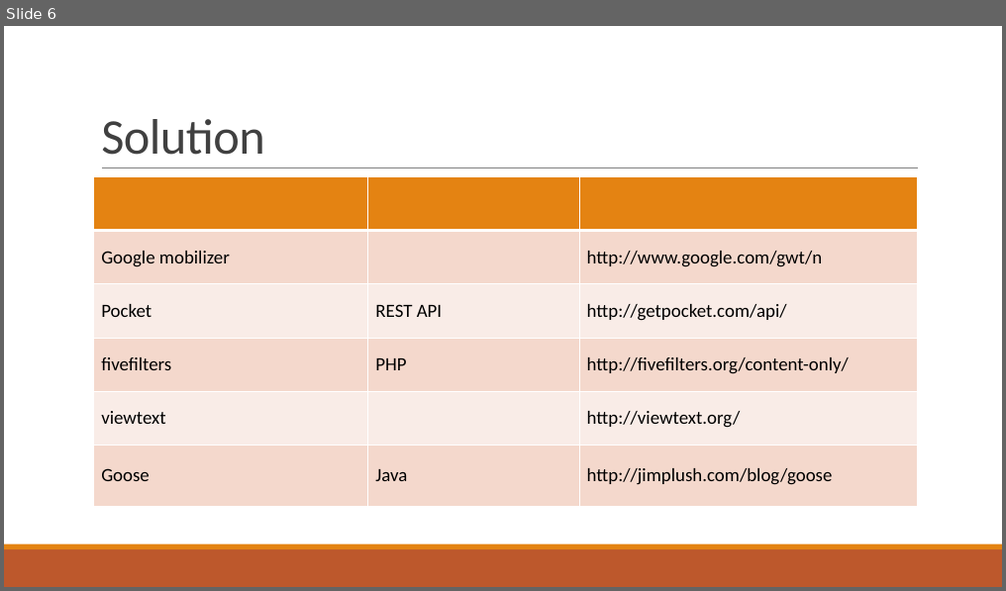
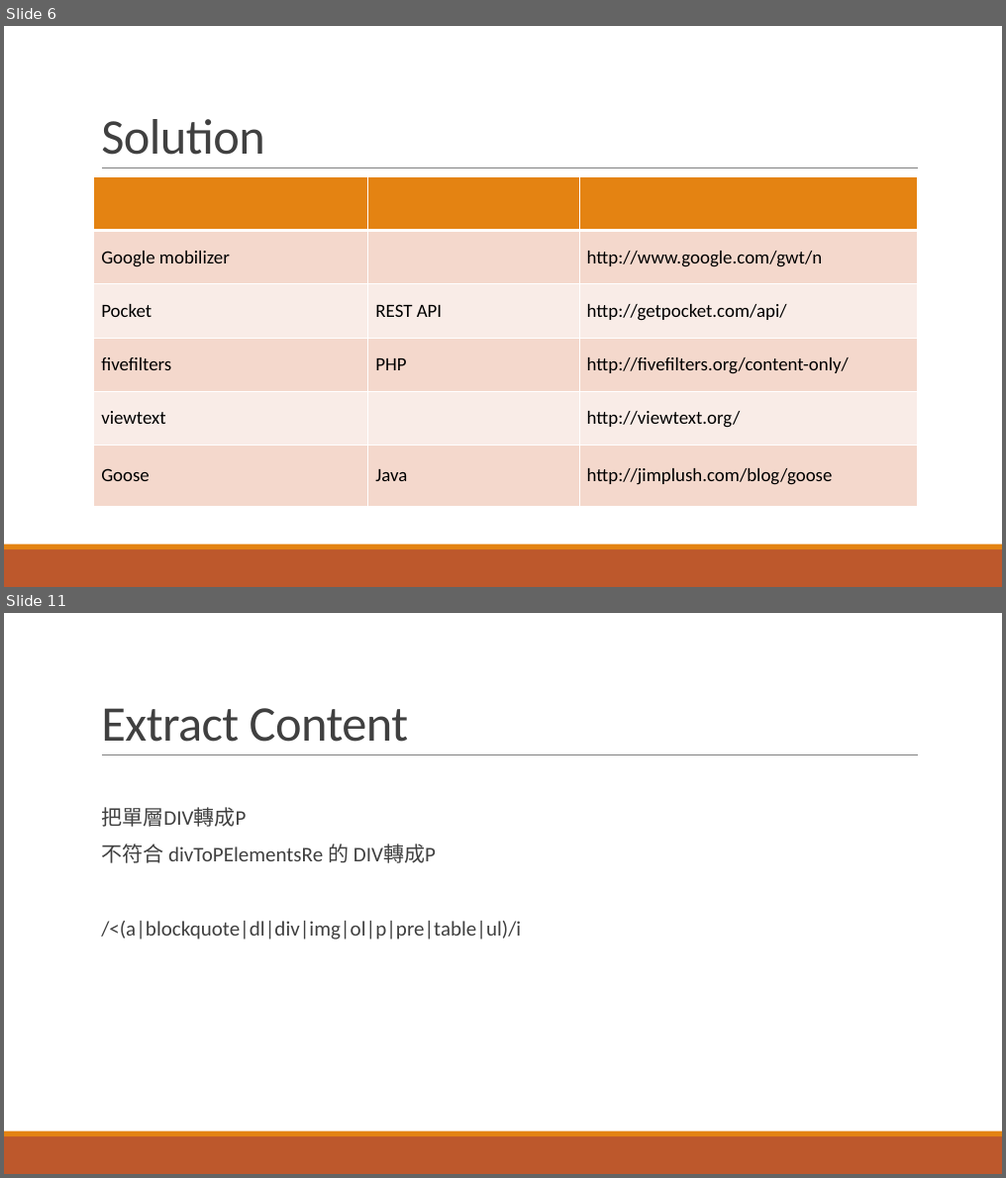
Before and after one commit to KemingChen/IR, a slide deck: Fianl/final.pptx. Shown one above the other, each under a label of ours: slide 6 before the commit, slides 6 and 11 after it; the slides between them are not shown. The pictures are 1006x591 and 1006x1178 pixels, drawn with LibreOffice and Linux fonts; fonts in the diff are those of the drawing. Boxes give left, top, right and bottom in pixels: in the first picture for what was removed or moved away, otherwise in the second. Text is boxed around its words. In the diff, an @@ line names an element or a change of style, - is before the commit and + after.

```diff
--- a/Fianl/final.pptx
+++ b/Fianl/final.pptx
@@ slide 11 added at (x1=4, y1=613, x2=1002, y2=1174), background #FFFFFF; not listed: 3 template elements that a slide beside it also shows @@
@@ title added at (x1=101, y1=708, x2=409, y2=742), 48 pt, text #404040 @@
+Extract Content
@@ text added at (x1=101, y1=807, x2=521, y2=940), 20 pt, text #404040 @@
+  把單層DIV轉成P
+  不符合 divToPElementsRe 的 DIV轉成P
+  /<(a|blockquote|dl|div|img|ol|p|pre|table|ul)/i
```
Also in this commit, not shown: 1 slide changed, 13 other slides added, 1 other file.
